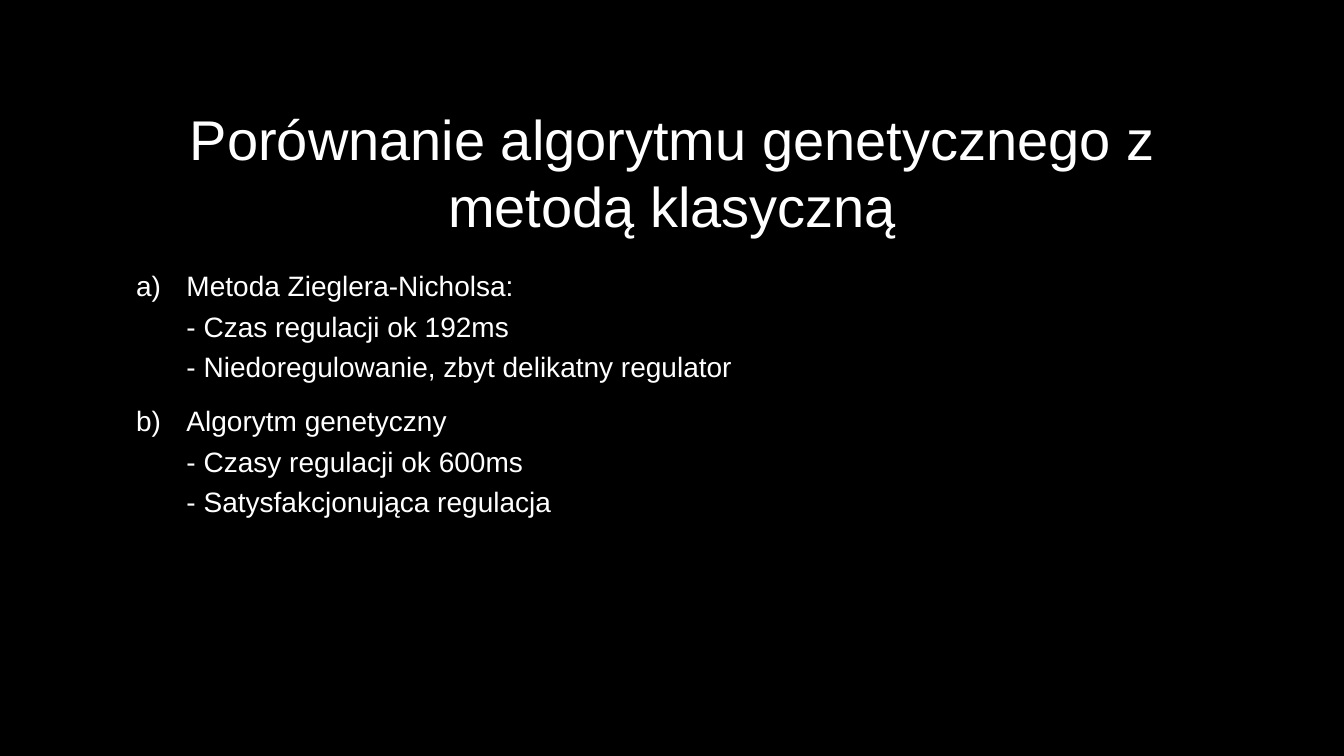
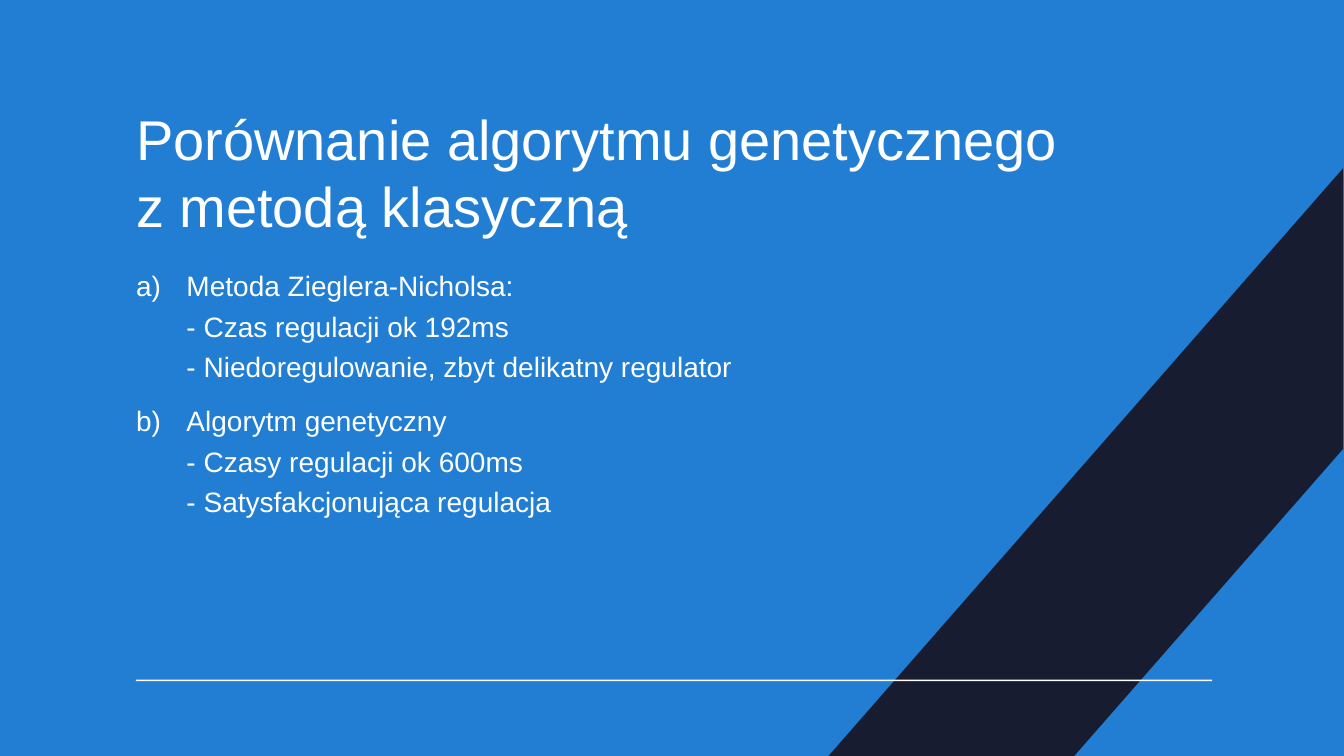
Before and after one commit to DevxMike/master_degree, a slide deck: slide 13 of ppt/Magisterka.odp (slide 17 before the commit). Drawn at 1344x756 pixels with LibreOffice and Linux fonts; fonts in the diff are those of the drawing. Boxes give left, top, right and bottom in pixels: in the first picture for what was removed or moved away, otherwise in the second. Text is boxed around its words. In the diff, an @@ line names an element or a change of style, - is before the commit and + after.

```diff
--- a/ppt/Magisterka.odp
+++ b/ppt/Magisterka.odp
@@ freeform shape added at (0, 0, 1344, 756), fill #217ED3 @@
@@ title "Porównanie algorytmu genetycznego z metodą ..." at (136, 118, 1057, 237): alignment centre to left @@
@@ freeform shape added at (829, 168, 1343, 756), fill #181C30 @@
@@ line added from (136, 681) to (1212, 681), #FFFFFF 0.99 pt @@
```
Also in this commit, not shown: 20 other slides changed, 2 slides added, 8 slides removed, 2 other files.
